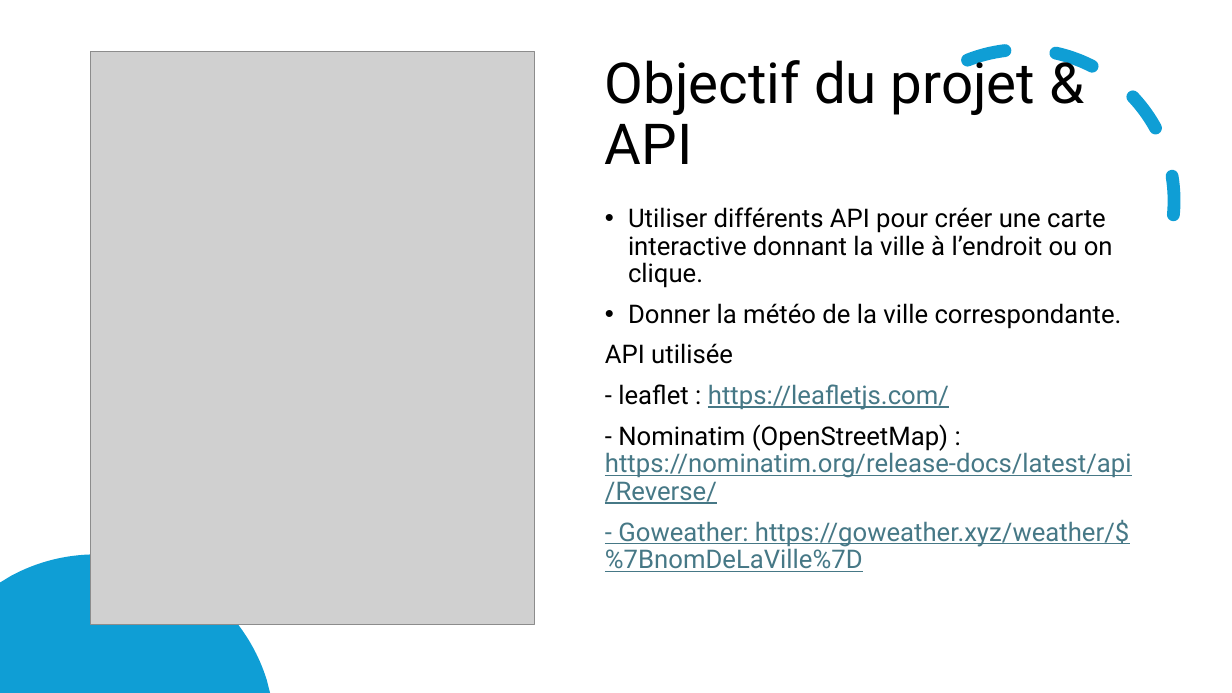
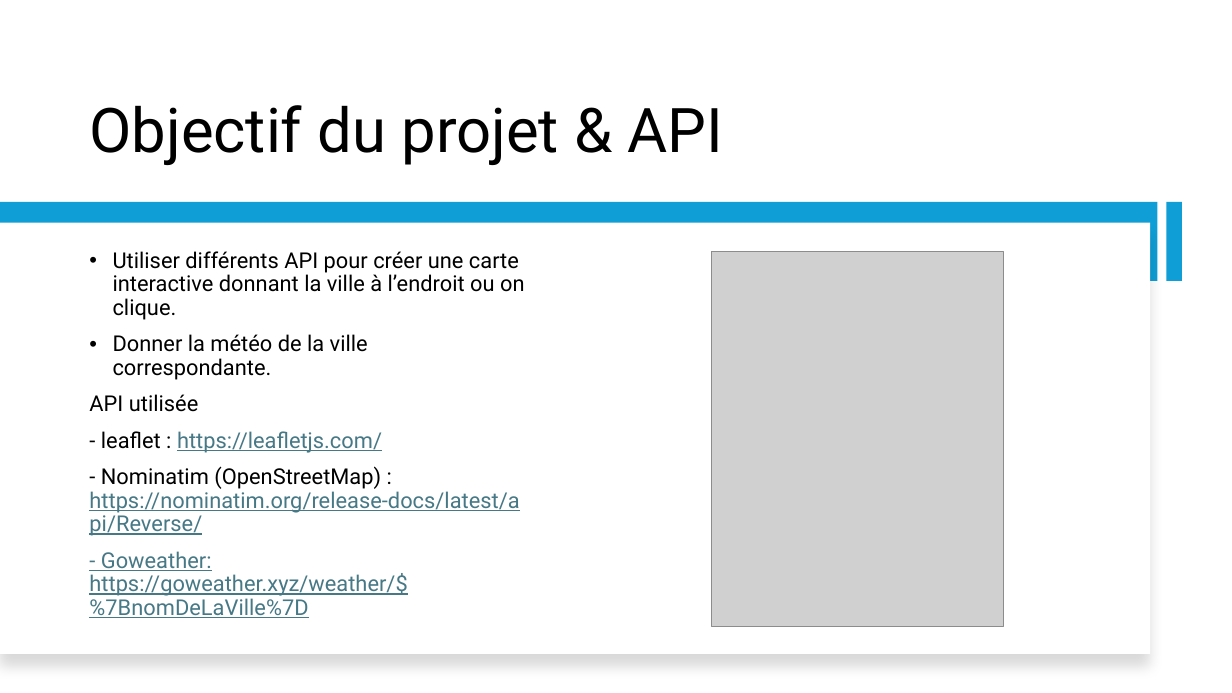
Before and after one commit to Deathur/MapsJS, a slide deck: slide 2 of Présentation Projet.pptx. Drawn at 1232x693 pixels with LibreOffice and Linux fonts; fonts in the diff are those of the drawing; grey boxes stand for pictures. Boxes give left, top, right and bottom in pixels: in the first picture for what was removed or moved away, otherwise in the second. Text is boxed around its words. In the diff, an @@ line names an element or a change of style, - is before the commit and + after.

Commit message:
projet update

```diff
--- a/Présentation Projet.pptx
+++ b/Présentation Projet.pptx
@@ arc (boxed as its full ellipse) removed at <box>824,2,1223,400</box> @@
@@ title "Objectif du projet & API": place and size @@
-title "Objectif du projet & API" at <box>605,51,1035,164</box>
+title "Objectif du projet & API" at <box>89,105,724,165</box>
@@ title "Objectif du projet & API" at <box>89,105,724,165</box>: size 44 to 48 pt; vertical alignment middle to bottom @@
@@ rectangle added at <box>0,202,1158,281</box>, fill #0F9ED5 @@
@@ rectangle added at <box>1166,202,1182,281</box>, fill #0F9ED5 @@
@@ rectangle added at <box>0,223,1151,654</box>, fill #FFFFFF @@
@@ text "Utiliser différents API pour créer ...": place and size @@
-text "Utiliser différents API pour créer ..." at <box>605,207,1132,572</box>
+text "Utiliser différents API pour créer ..." at <box>89,251,525,618</box>
@@ text "Utiliser différents API pour créer ..." at <box>89,251,525,618</box>: size 20 to 17 pt; vertical alignment top to middle @@
@@ picture: place and size @@
-picture at <box>91,52,535,625</box>
+picture at <box>712,251,1003,627</box>
@@ freeform shape removed at <box>0,555,270,693</box> @@
```
Also in this commit, not shown: 2 other slides changed.
